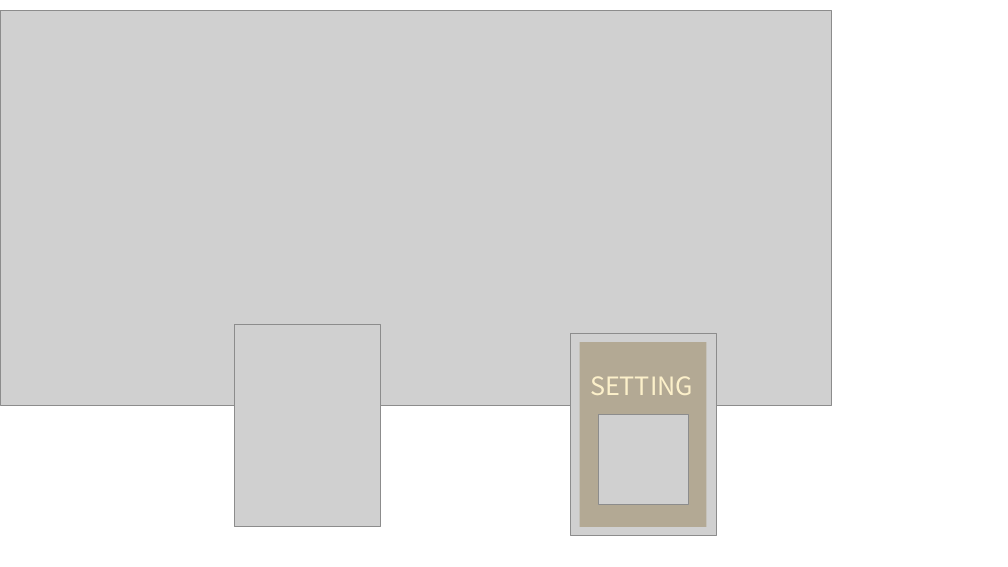
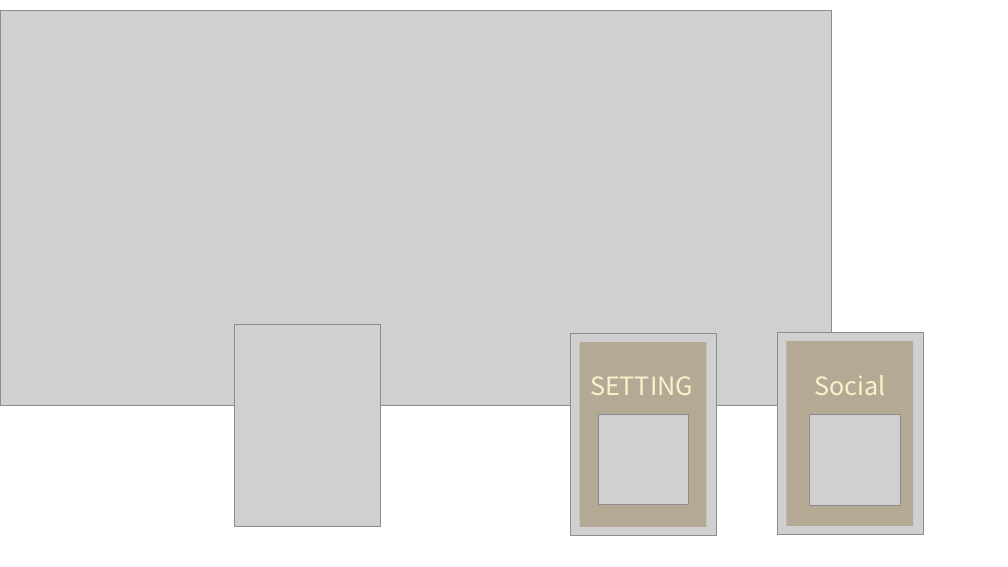
Before and after one commit to OGYWORLD/Secret_Hitler, a slide deck: slide 2 of 내포토샵.pptx. Drawn at 1008x567 pixels with LibreOffice and Linux fonts; fonts in the diff are those of the drawing; grey boxes stand for pictures. Boxes give left, top, right and bottom in pixels: in the first picture for what was removed or moved away, otherwise in the second. Text is boxed around its words. In the diff, an @@ line names an element or a change of style, - is before the commit and + after.

Commit message:
Edit

```diff
--- a/내포토샵.pptx
+++ b/내포토샵.pptx
@@ picture added at (777, 332, 923, 535) @@
@@ rectangle added at (786, 341, 913, 526), fill #B3A994 @@
@@ text added at (814, 375, 885, 395), 24 pt, text #FCF0CA @@
+Social
@@ picture added at (809, 414, 901, 506) @@
```
Also in this commit, not shown: 1 slide added.
